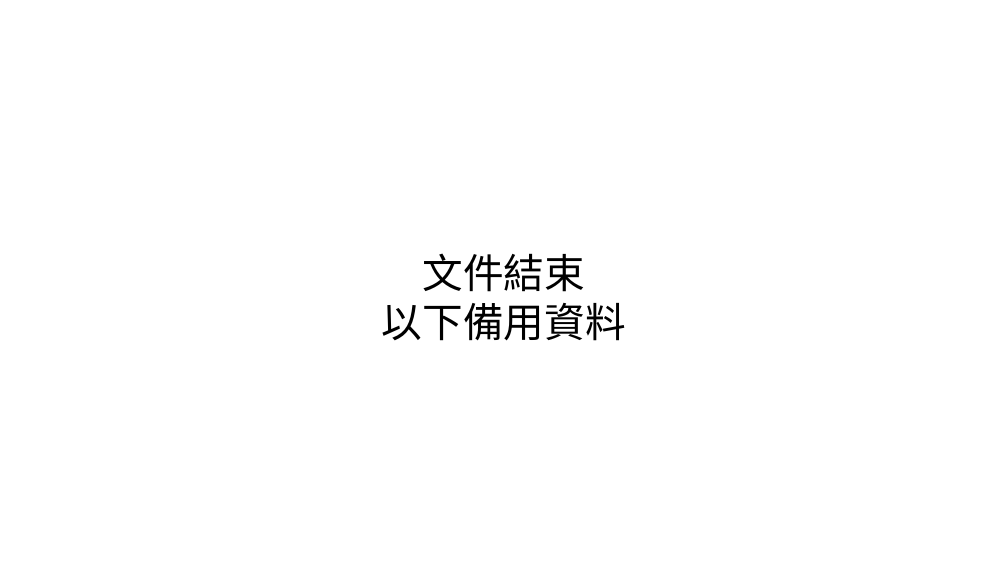
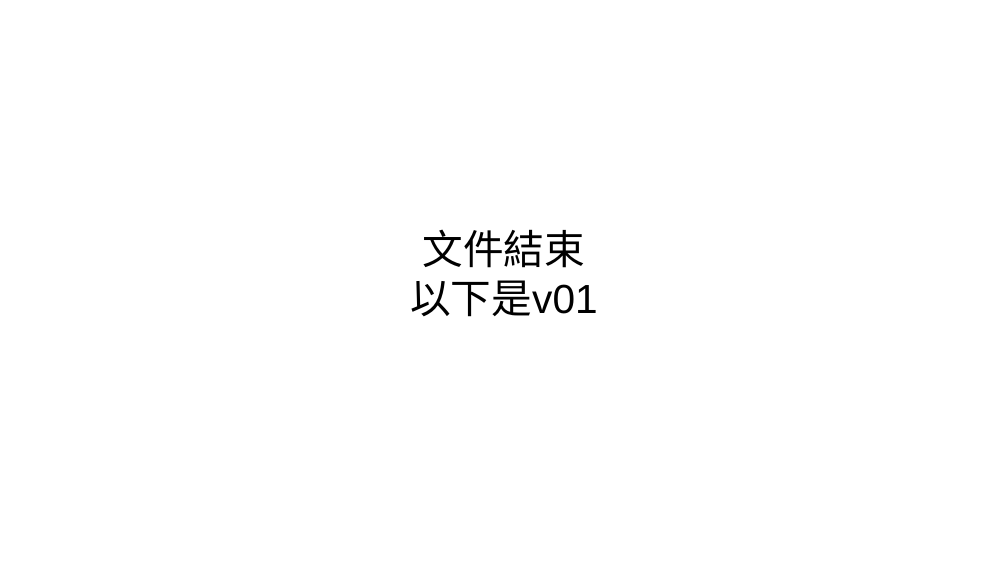
Before and after one commit to tomjpsun/obsidianVaults, a slide deck: slide 5 of DM9051A OTP 燒錄專案/8051A OTP GUI.odp. Drawn at 1008x567 pixels with LibreOffice and Linux fonts; fonts in the diff are those of the drawing. Boxes give left, top, right and bottom in pixels: in the first picture for what was removed or moved away, otherwise in the second. Text is boxed around its words. In the diff, an @@ line names an element or a change of style, - is before the commit and + after.

```diff
--- a/DM9051A OTP 燒錄專案/8051A OTP GUI.odp
+++ b/DM9051A OTP 燒錄專案/8051A OTP GUI.odp
@@ subtitle at box(410, 280, 598, 317): text changed @@
-以下備用資料
+以下是v01
```
Also in this commit, not shown: 1 other slide changed, 1 other file.
